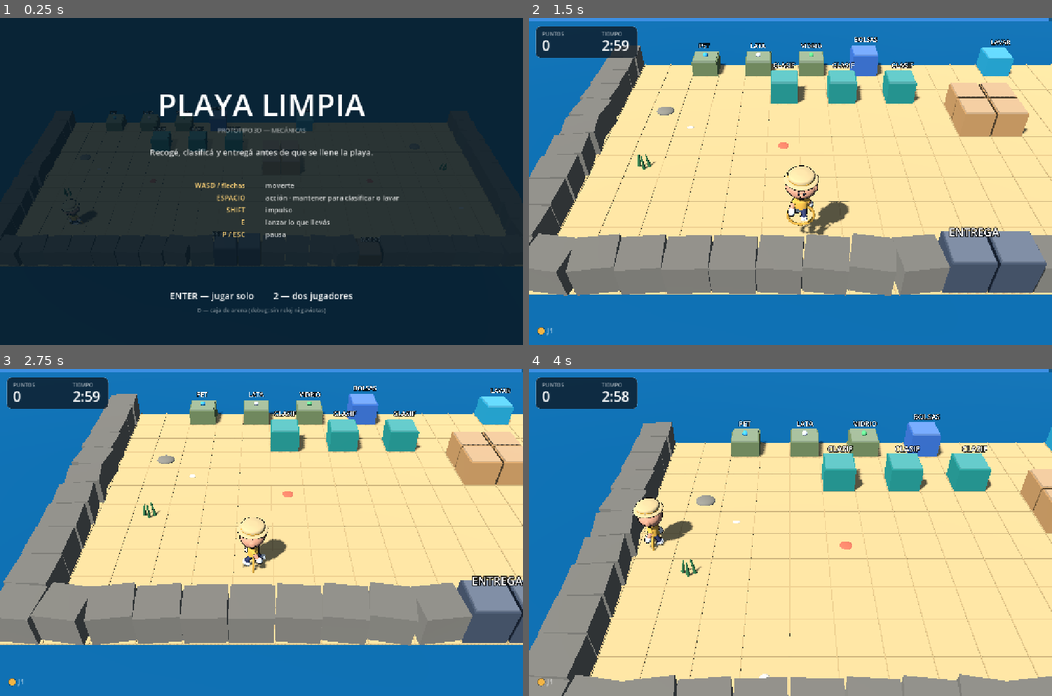
Above: before the commit, frames 1-4 (two rows, left to right).
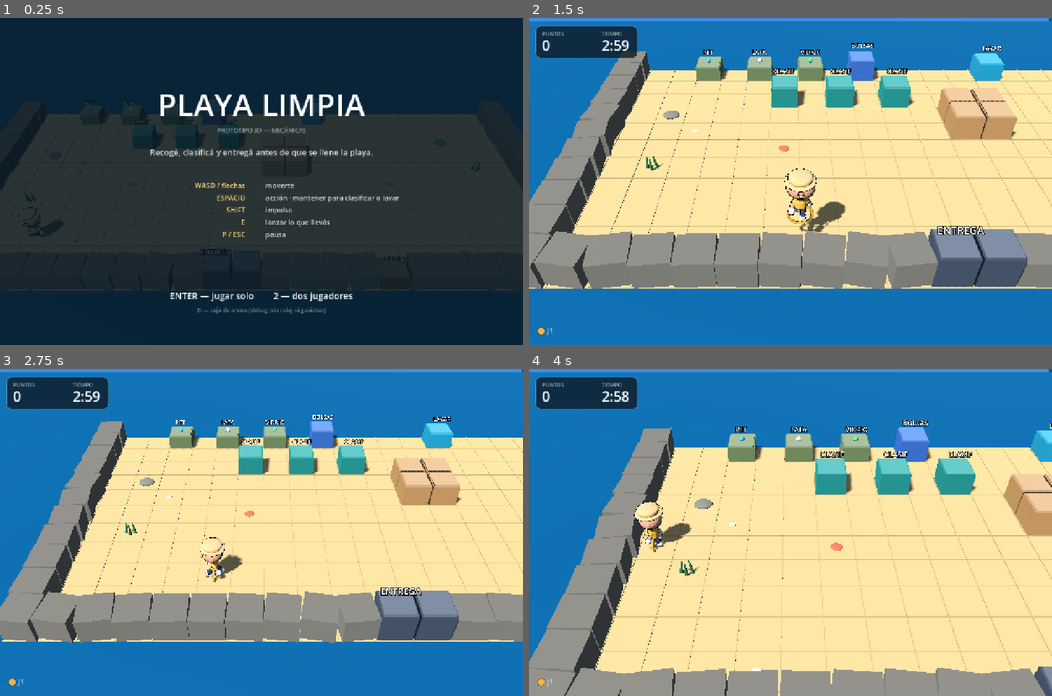
Above: after the commit, the same moments.

Repository: Catech124/playa-limpiar
Game: Godot game, scene res://scenes/Main.tscn
Same seed, same stepped clock (60 frames per second), same inputs: the game is played once before the commit and once after it.
Inputs:
- Up to frame 1 (0.25 s): no input
- Up to frame 2 (1.5 s): tap Enter at 0.5, 0.6 s; hold D 0.53-1.28 s; tap Space at 0.77, 1.07 s; tap Keypad Enter at 0.8, 1.35 s; hold S from 1.28 s (still down)
- Up to frame 3 (2.75 s): tap Space at 1.52, 1.82 s; tap 2 at 1.55, 2.1 s; release S at 2.03 s; hold D from 2.03 s (still down); tap R at 2.3 s
- Up to frame 4 (4 s): release D at 2.78 s; hold W 2.78-3.53 s; tap R at 2.85 s; tap Space at 3.02, 3.32, 3.77, 3.8 s; tap E at 3.05, 3.6 s; hold A from 3.53 s (still down)

The runs differ from the first frame. In frame 1, 3.8% of the frame differs, in the area x 0-100%, y 24-84%; in frame 2, 18%; in frame 3, 27%, in the area x 0-100%, y 4-85%; in frame 4, 14%.
Error before the commit: Invalid access to property or key 'w' on a base object of type 'Nil'. (res://scripts/main.gd:214)

Commit message:
fix: la cámara de cooperativo se inicializa después de crear el mundo
_cam_setup() corría en _build_environment(), antes de que exista world, y
explotaba en el arranque. Ahora tolera world == null y se vuelve a llamar en
start_game(). 34/34 tests.

Diff:
--- a/scripts/main.gd
+++ b/scripts/main.gd
@@ -92,7 +92,6 @@
 	camera.fov = 38.0
 	_cam_setup()
 	add_child(camera)
-	camera.look_at_from_position(Vector3(12, 15.5, 26.0), Vector3(12, 0, 7.5), Vector3.UP)
 
 
 # ------------------------------------------------------------------ estados
@@ -153,6 +152,7 @@
 	level_seconds = Levels.SANDBOX_SECONDS if sandbox else GameConfig.ROUND_SECONDS
 	time_left = level_seconds
 	state = State.PLAYING
+	_cam_setup()
 
 
 func _toggle_pause() -> void:
@@ -211,7 +211,12 @@
 ## inclinación de ~42° (se ve la cara, como en Overcooked) y se aleja lo justo
 ## para que ninguno quede fuera de cuadro.
 func _cam_setup() -> void:
-	_cam_target = Vector3(world.w * 0.5, 0.0, world.h * 0.5)
+	# ojo: en _ready() todavía no hay mundo (la cámara se crea antes que el nivel)
+	var center := Vector3(12, 0, 8)
+	if world != null:
+		center = Vector3(world.w * 0.5, 0.0, world.h * 0.5)
+	_cam_target = center
+	_cam_dist = 20.0
 	camera.look_at_from_position(_cam_pos_for(_cam_target, _cam_dist), _cam_target + Vector3(0, 0.6, 0), Vector3.UP)
 
 
Binary file changed: docs/captura-coop.png
Binary file changed: docs/modelo-en-juego.png
